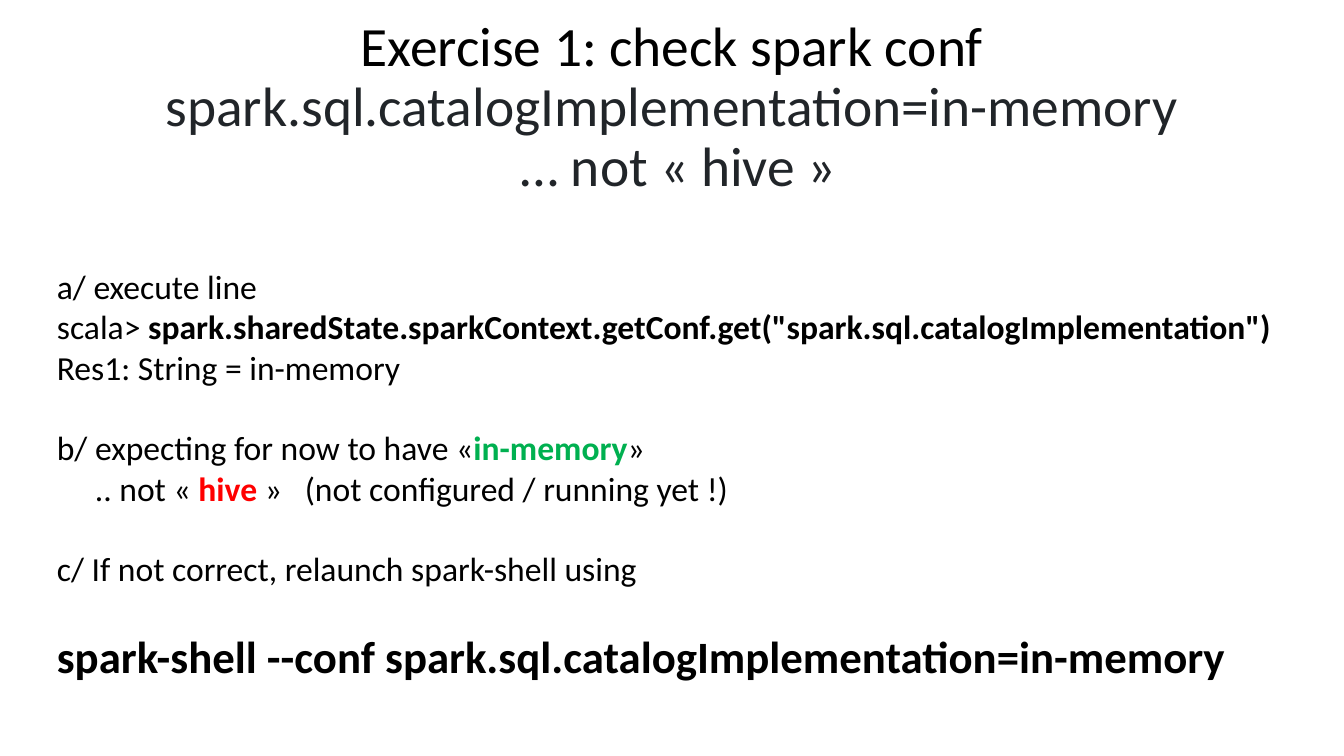
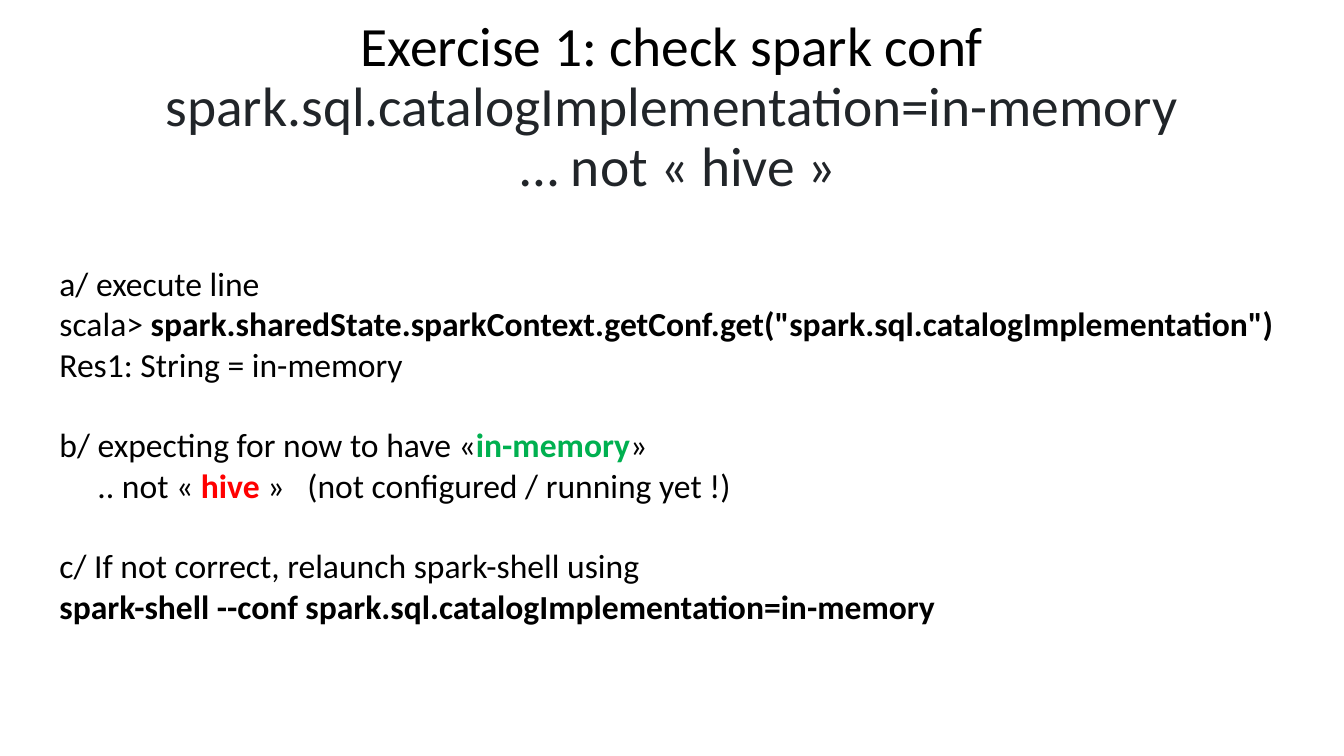
Before and after one commit to Arnaud-Nauwynck/presentations, a slide deck: slide 6 of pres-bigdata/Course-2022-Spark/BigData-Spark-TD3.pptx. Drawn at 1344x756 pixels with LibreOffice and Linux fonts; fonts in the diff are those of the drawing. Boxes give left, top, right and bottom in pixels: in the first picture for what was removed or moved away, otherwise in the second. Text is boxed around its words. In the diff, an @@ line names an element or a change of style, - is before the commit and + after.

```diff
--- a/pres-bigdata/Course-2022-Spark/BigData-Spark-TD3.pptx
+++ b/pres-bigdata/Course-2022-Spark/BigData-Spark-TD3.pptx
@@ text at (59,595,934,625): size 32 to 24 pt in "spark-shell --conf spark.sql.catalogImplementation=in-memory" @@
```
Also in this commit, not shown: 18 other slides changed, 6 slides added, 15 other files.
